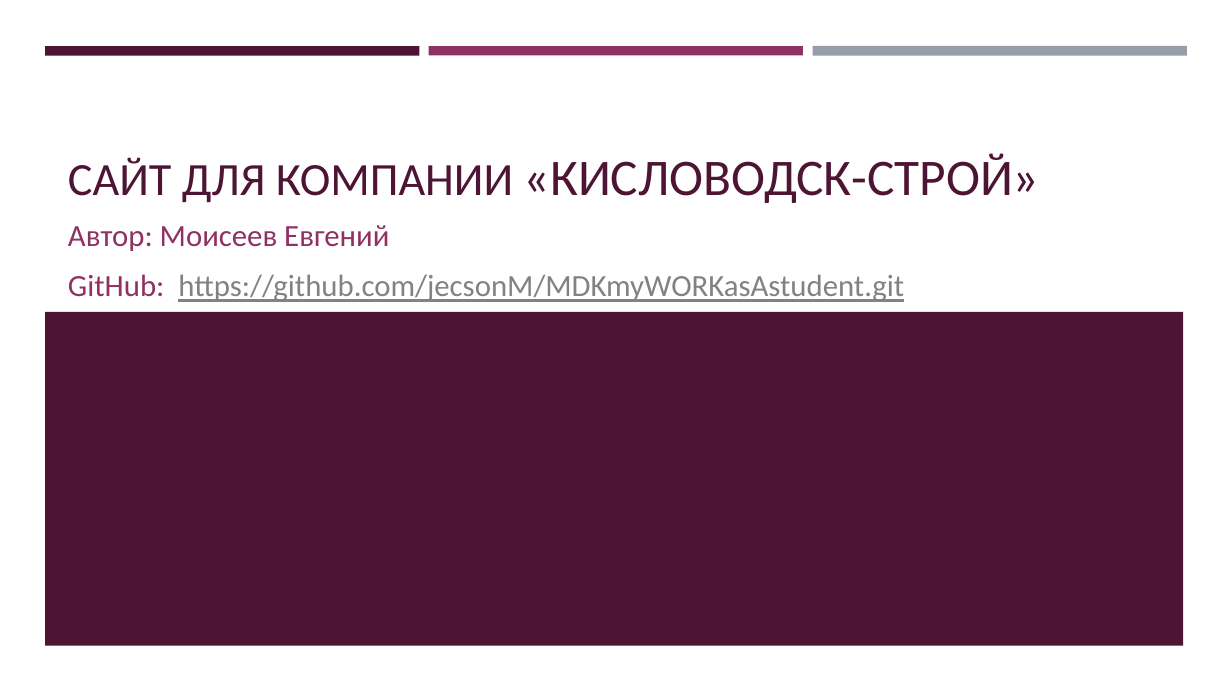
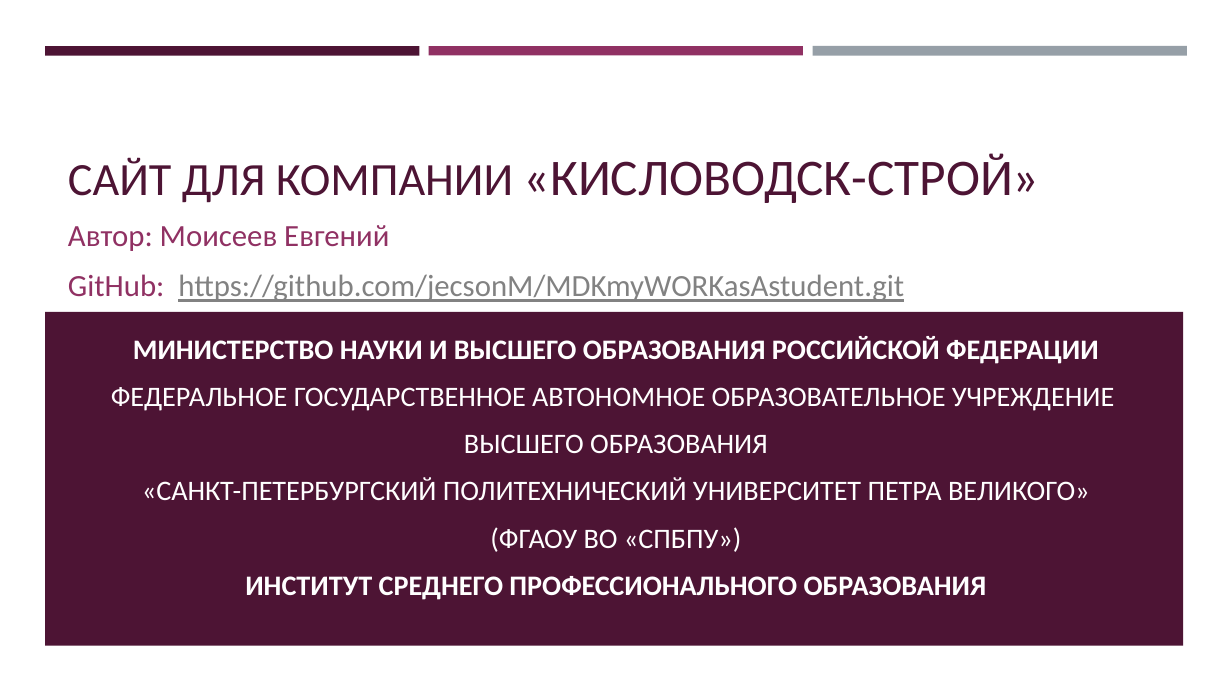
Before and after one commit to jecsonM/MDKmyWORKasAstudent, a slide deck: slide 1 of Сайт для компании «Кисловодск-строй».pptx. Drawn at 1232x693 pixels with LibreOffice and Linux fonts; fonts in the diff are those of the drawing. Boxes give left, top, right and bottom in pixels: in the first picture for what was removed or moved away, otherwise in the second. Text is boxed around its words. In the diff, an @@ line names an element or a change of style, - is before the commit and + after.

```diff
--- a/Сайт для компании «Кисловодск-строй».pptx
+++ b/Сайт для компании «Кисловодск-строй».pptx
@@ text added at box(111, 336, 1114, 600), 22 pt, text #FFFFFF @@
+МИНИСТЕРСТВО НАУКИ И ВЫСШЕГО ОБРАЗОВАНИЯ РОССИЙСКОЙ ФЕДЕРАЦИИ
+ФЕДЕРАЛЬНОЕ ГОСУДАРСТВЕННОЕ АВТОНОМНОЕ ОБРАЗОВАТЕЛЬНОЕ УЧРЕЖДЕНИЕ
+ВЫСШЕГО ОБРАЗОВАНИЯ
+«САНКТ-ПЕТЕРБУРГСКИЙ ПОЛИТЕХНИЧЕСКИЙ УНИВЕРСИТЕТ ПЕТРА ВЕЛИКОГО»
+(ФГАОУ ВО «СПБПУ»)
+ИНСТИТУТ СРЕДНЕГО ПРОФЕССИОНАЛЬНОГО ОБРАЗОВАНИЯ
```
Also in this commit, not shown: 5 other slides changed, 5 slides added.
